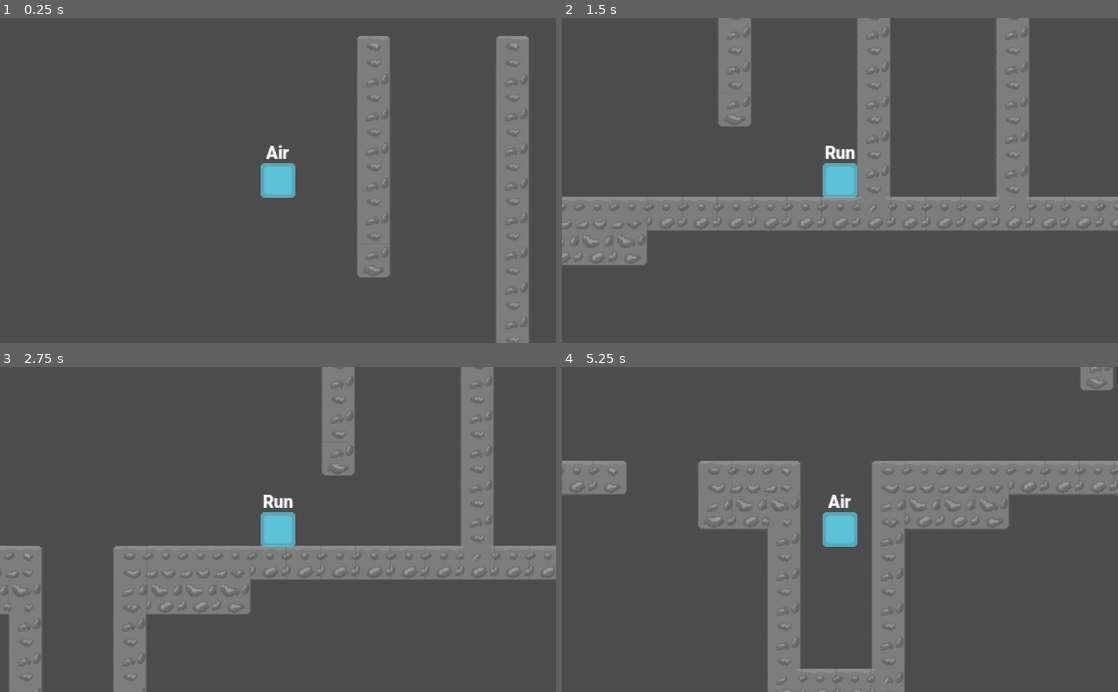
Above: before the commit, frames 1-4 (two rows, left to right).
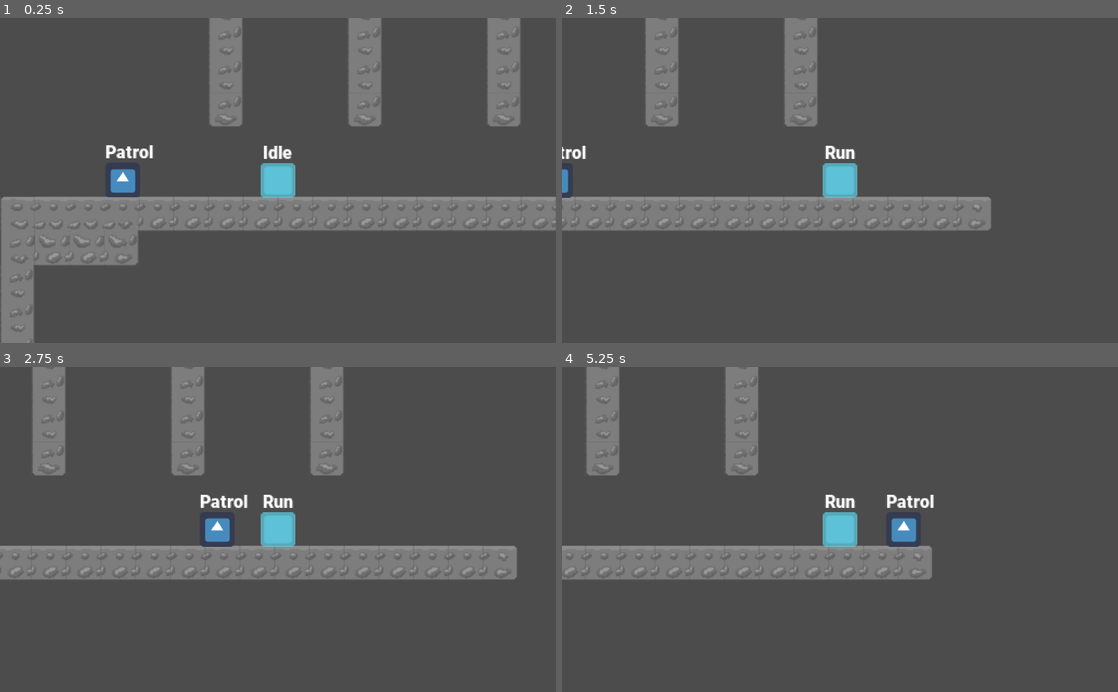
Above: after the commit, the same moments.

Repository: Vikrant0-7/Icecube_Adventure
Game: Godot game, scene res://Test.tscn
The game is run twice, just before and just after one commit, with the same random seed, the same clock (stepped at 60 frames per second) and the same inputs. The project has no main scene, so this scene is started directly. The engine's default icon, where the game draws it, is replaced by a stand-in: a white triangle on a blue panel in a dark square.
Inputs:
- Up to frame 1 (0.25 s): no input
- Up to frame 2 (1.5 s): hold Shift (Sprint) 0.53-1.28 s; hold Right (Right) from 0.53 s (still down); tap Up (Jump) at 0.77 s; tap E (enable_special) at 0.8, 1.35 s
- Up to frame 3 (2.75 s): tap Up (Jump) at 1.52 s; tap Shift (Sprint) at 1.55 s; release Right (Right) at 2.03 s; hold Left (Left) from 2.03 s (still down); hold Shift (Sprint) from 2.03 s (still down); tap E (enable_special) at 2.3 s
- Up to frame 4 (5.25 s): release Left (Left) at 2.78 s; release Shift (Sprint) at 2.78 s; hold Right (Right) 2.78-4.28 s; tap S (duck) at 2.85 s; tap Up (Jump) at 3.02, 3.77, 4.52 s; tap Shift (Sprint) at 3.05, 4.35 s; hold E (enable_special) 3.53-4.28 s; hold Left (Left) 4.28-5.03 s; hold Right (Right) from 5.03 s (still down); hold E (enable_special) from 5.03 s (still down)

The runs differ from the first frame. In frame 1, 23% of the frame differs, in the area x 0-100%, y 0-100%; in frame 2, 17%; in frame 3, 18%; in frame 4, 26%.

Commit message:
Added basic Enemy Moved some functions to G_Vars

Diff:
--- /dev/null
+++ b/Prefabs/Enemies/Enemy_Basic.tscn
@@ -0,0 +1,52 @@
+[gd_scene load_steps=8 format=2]
+
+[ext_resource path="res://Scripts/Player/State_Machine.gd" type="Script" id=1]
+[ext_resource path="res://Scripts/Enemies/Stupid/Enemy_Stupid.gd" type="Script" id=2]
+[ext_resource path="res://Roboto-Black.ttf" type="DynamicFontData" id=3]
+[ext_resource path="res://icon.png" type="Texture" id=4]
+[ext_resource path="res://Scripts/Enemies/Stupid/States/Patrol.gd" type="Script" id=5]
+
+[sub_resource type="RectangleShape2D" id=1]
+extents = Vector2( 15.0929, 15.1827 )
+
+[sub_resource type="DynamicFont" id=2]
+font_data = ExtResource( 3 )
+
+[node name="Enemy_Basic" type="KinematicBody2D"]
+collision_layer = 4
+collision_mask = 2
+script = ExtResource( 2 )
+
+[node name="Sprite" type="Sprite" parent="."]
+scale = Vector2( 0.5, 0.5 )
+texture = ExtResource( 4 )
+
+[node name="CollisionShape2D" type="CollisionShape2D" parent="."]
+shape = SubResource( 1 )
+
+[node name="State_Display" type="Label" parent="."]
+margin_left = -16.0
+margin_top = -35.0
+margin_right = 16.0
+margin_bottom = -16.0
+custom_fonts/font = SubResource( 2 )
+text = "RUN"
+align = 1
+__meta__ = {
+"_edit_use_anchors_": false,
+"_editor_description_": ""
+}
+
+[node name="State_Machine" type="Node" parent="."]
+script = ExtResource( 1 )
+initial_state = NodePath("Patrol")
+
+[node name="Patrol" type="Node" parent="State_Machine"]
+script = ExtResource( 5 )
+
+[node name="Move_with_you" type="Node2D" parent="State_Machine/Patrol"]
+
+[node name="RayCast2D" type="RayCast2D" parent="State_Machine/Patrol/Move_with_you"]
+position = Vector2( 12, 12 )
+cast_to = Vector2( 0, 7 )
+collision_mask = 2
--- /dev/null
+++ b/Scripts/Enemies/Stupid/Enemy_Stupid.gd
@@ -0,0 +1,9 @@
+extends KinematicBody2D
+
+class_name EnemyStupid
+
+var velocity : Vector2
+
+var dir : Vector2
+
+export var is_stupid : bool = true
--- /dev/null
+++ b/Scripts/Enemies/Stupid/States/Patrol.gd
@@ -0,0 +1,21 @@
+extends StupidState
+
+func start() -> void:
+	Self.dir.x = 1
+
+func fixed_update(delta: float) -> void:
+	if not Self.is_stupid:
+		if can_fall():
+			switch_direction()
+	Self.velocity.y += 500 * delta
+	Self.velocity.x = Self.dir.x * 100
+	Self.velocity = Self.move_and_slide(Self.velocity, Vector2.UP)
+
+func can_fall() -> bool:
+	$Move_with_you.global_position = Self.global_position
+	$Move_with_you.scale.x = Self.dir.x
+	$Move_with_you/RayCast2D.force_raycast_update()
+	return not $Move_with_you/RayCast2D.is_colliding()
+
+func switch_direction() -> void:
+	Self.dir.x *= -1
--- /dev/null
+++ b/Scripts/Enemies/Stupid/States/StupidState.gd
@@ -0,0 +1,12 @@
+class_name StupidState
+
+extends State
+
+var Self : EnemyStupid
+
+func _ready() -> void:
+	yield(owner,"ready")
+
+	Self = owner as EnemyStupid
+
+	assert(Self != null)
--- a/Scripts/Globals/G_Vars.gd
+++ b/Scripts/Globals/G_Vars.gd
@@ -1,3 +1,6 @@
 extends Node
 
 const block_size : int = 32
+
+func is_in_range(VAR, RANGE) -> bool:
+	return abs(VAR) < RANGE
--- a/Scripts/Player/State/Air.gd
+++ b/Scripts/Player/State/Air.gd
@@ -107,7 +107,7 @@
 		state_machine.transition_to("Run")
 
 	#if player wants to use jet
-	if Input.is_action_pressed("Sprint") and Input.is_action_pressed("enable_special") and is_in_range(player.velocity.y, 10) and Jet.propultion_duration > 0:
+	if Input.is_action_pressed("Sprint") and Input.is_action_pressed("enable_special") and G_Vars.is_in_range(player.velocity.y, 10) and Jet.propultion_duration > 0:
 		state_machine.transition_to("Jet", {g = fall_gravity})
 
 #virtual method called when state is being switch from this state to other
--- a/Scripts/Player/State/PlayerState.gd
+++ b/Scripts/Player/State/PlayerState.gd
@@ -10,6 +10,3 @@
 	player = owner as Player
 
 	assert(player != null)
-
-func is_in_range(VAR, RANGE) -> bool:
-	return abs(VAR) < RANGE
--- a/Scripts/Player/State/Run.gd
+++ b/Scripts/Player/State/Run.gd
@@ -68,7 +68,7 @@
 func state_update() -> void:
 
 	#switch state to idle if player is not moving and no input is given by user
-	if is_in_range(player.velocity.x,10) and player.dir.x == 0:
+	if G_Vars.is_in_range(player.velocity.x,10) and player.dir.x == 0:
 		state_machine.transition_to("Idle")
 
 	#switching state to air such that player can jump if user press jump button
--- a/Test.tscn
+++ b/Test.tscn
@@ -1,7 +1,8 @@
-[gd_scene load_steps=3 format=2]
+[gd_scene load_steps=4 format=2]
 
 [ext_resource path="res://Sprites/Rocky/Rocky_Tileset.tres" type="TileSet" id=1]
 [ext_resource path="res://Prefabs/Player.tscn" type="PackedScene" id=2]
+[ext_resource path="res://Prefabs/Enemies/Enemy_Basic.tscn" type="PackedScene" id=3]
 
 [node name="Node2D" type="Node2D"]
 
@@ -11,7 +12,10 @@
 collision_layer = 2
 collision_mask = 0
 format = 1
-tile_data = PoolIntArray( 327644, 0, 458752, 327662, 0, 4587 …(431 unchanged characters)… , 327682, 720878, 0, 458754, 720882, 0, 327682, 720886, 0, 327682, 786396, 0, 327682, 786418, 0, 327682, 786422, 0, 327682, 851932, 0, 327682, 851954, 0, 327682, 851958, 0, 327682, 917468, 0, 393221, 917469, 0, 327683, 917470, 0, 327683, 917471, 0, 327683, 917472, 0, 458755, 917475, 0, 327684, 917476, 0, 196610, 917477, 0, 393216, 917480, 0, 327684, 917481, 0, 196610, 917482, 0, 196610, 917483, 0, 196611, 917484, 0, 327683, 917485, 0, 327683, 917486, 0, 327683, 917487, 0, 327683, 917488, 0, 327683, 917489, 0, 327683, 917490, 0, 327681, 917491, 0, 327683, 917492, 0, 327683, 917493, 0, 327683, 917494, 0, 327681, 917495, 0, 327683, 917496, 0, 327683,  …(430 unchanged characters)…
+tile_data = PoolIntArray( 327644, 0, 458752, 327662, 0, 4587 …(431 unchanged characters)… , 327682, 720878, 0, 458754, 720882, 0, 458754, 720886, 0, 458754, 786396, 0, 327682, 851932, 0, 327682, 917468, 0, 393221, 917469, 0, 327683, 917470, 0, 327683, 917471, 0, 327683, 917472, 0, 458755, 917475, 0, 327684, 917476, 0, 196610, 917477, 0, 393216, 917480, 0, 327684, 917481, 0, 196610, 917482, 0, 196610, 917483, 0, 196611, 917484, 0, 327683, 917485, 0, 327683, 917486, 0, 327683, 917487, 0, 327683, 917488, 0, 327683, 917489, 0, 327683, 917490, 0, 327683, 917491, 0, 327683, 917492, 0, 327683, 917493, 0, 327683, 917494, 0, 327683, 917495, 0, 327683, 917496, 0, 327683,  …(430 unchanged characters)…
 
 [node name="Player" parent="." instance=ExtResource( 2 )]
-position = Vector2( -648, 168 )
+position = Vector2( -512, 376 )
+
+[node name="Enemy_Basic" parent="." instance=ExtResource( 3 )]
+position = Vector2( -680, 392 )
--- a/project.godot
+++ b/project.godot
@@ -9,6 +9,11 @@
 config_version=4
 
 _global_script_classes=[ {
+"base": "KinematicBody2D",
+"class": "EnemyStupid",
+"language": "GDScript",
+"path": "res://Scripts/Enemies/Stupid/Enemy_Stupid.gd"
+}, {
 "base": "",
 "class": "GitAPI",
 "language": "NativeScript",
@@ -38,14 +43,21 @@
 "class": "StateMachine",
 "language": "GDScript",
 "path": "res://Scripts/Player/State_Machine.gd"
+}, {
+"base": "State",
+"class": "StupidState",
+"language": "GDScript",
+"path": "res://Scripts/Enemies/Stupid/States/StupidState.gd"
 } ]
 _global_script_class_icons={
+"EnemyStupid": "",
 "GitAPI": "",
 "MovingPlatform": "",
 "Player": "",
 "PlayerState": "",
 "State": "",
-"StateMachine": ""
+"StateMachine": "",
+"StupidState": ""
 }
 
 [application]
Not shown: 3 places in Prefabs/Player.tscn that only renumber resources
